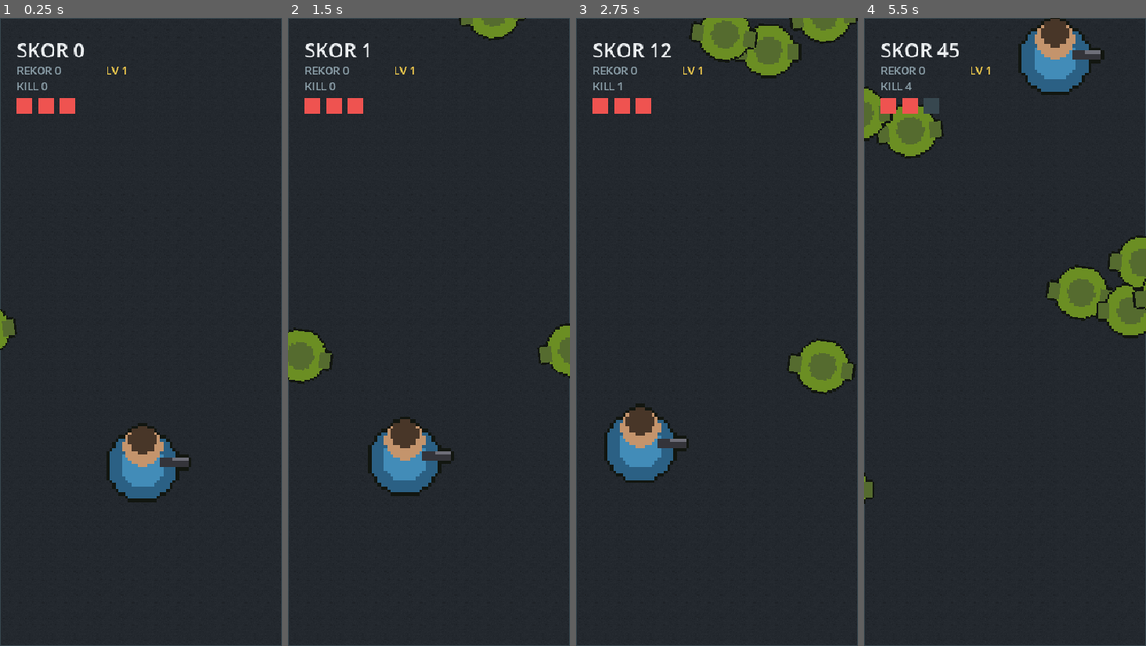
Above: before the commit, frames 1-4 (left to right).
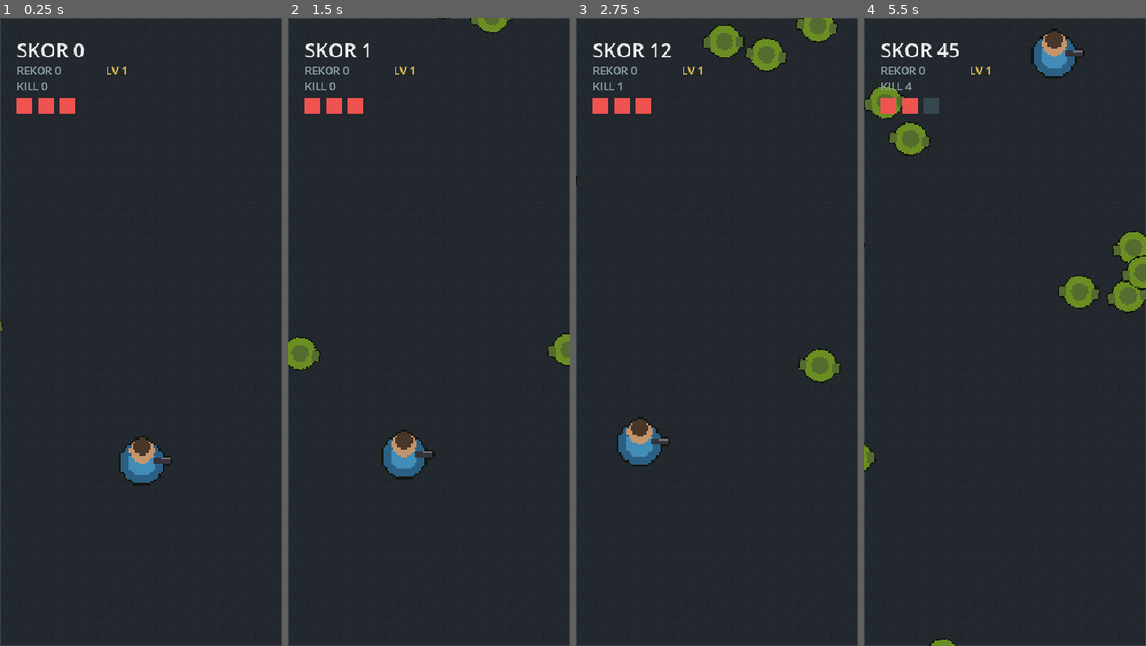
Above: after the commit, the same moments.

Repository: lolimilkita/MyFirstSimpleGame
Game: Godot game, scene res://scenes/main.tscn
Two runs of this game, one before a commit and one after it. Both use one fixed random seed, a clock stepped at 60 frames per second and the inputs below.
Inputs (mouse positions are in pixels of both pictures, inside the frame that each line leads up to):
- Up to frame 1 (0.25 s): no input
- Up to frame 2 (1.5 s): move the mouse to (491, 300) at 0.52 s; click (491, 300) at 0.67 s; drag from (372, 363) to (293, 344) at 1.27 s
- Up to frame 3 (2.75 s): move the mouse to (745, 193) at 2.02 s; click (745, 193) at 2.17 s
- Up to frame 4 (5.5 s): drag from (990, 457) to (1055, 43) at 2.77 s; move the mouse to (1089, 426) at 3.52 s; click (1089, 426) at 3.67 s; drag from (920, 237) to (988, 49) at 4.27 s; move the mouse to (1019, 332) at 5.02 s; click (1019, 332) at 5.17 s

The runs differ from the first frame. In frame 1, 2.4% of the frame differs, in the area x 0-68%, y 46-78%; in frame 2, 3.9%; in frame 3, 5.8%; in frame 4, 6.9%, in the area x 0-100%, y 0-100%.

Commit message:
feat: ukuran karakter 15% lebar layar (v0.6.0)

Diff:
--- a/scenes/bullet.tscn
+++ b/scenes/bullet.tscn
@@ -4,7 +4,7 @@
 [ext_resource type="Texture2D" path="res://assets/sprites/bullet.png" id="2_tex"]
 
 [sub_resource type="CircleShape2D" id="CircleShape2D_bullet"]
-radius = 9.0
+radius = 6.0
 
 [node name="Bullet" type="Area2D"]
 collision_layer = 4
@@ -13,7 +13,7 @@
 
 [node name="Sprite2D" type="Sprite2D" parent="."]
 texture = ExtResource("2_tex")
-scale = Vector2(1.25, 1.25)
+scale = Vector2(0.9, 0.9)
 
 [node name="CollisionShape2D" type="CollisionShape2D" parent="."]
 shape = SubResource("CircleShape2D_bullet")
--- a/scenes/pickup.tscn
+++ b/scenes/pickup.tscn
@@ -4,7 +4,7 @@
 [ext_resource type="Texture2D" path="res://assets/sprites/coin.png" id="2_tex"]
 
 [sub_resource type="CircleShape2D" id="CircleShape2D_pickup"]
-radius = 26.0
+radius = 18.0
 
 [node name="Pickup" type="Area2D"]
 collision_layer = 8
@@ -13,7 +13,7 @@
 
 [node name="Sprite2D" type="Sprite2D" parent="."]
 texture = ExtResource("2_tex")
-scale = Vector2(1.7, 1.7)
+scale = Vector2(1.1, 1.1)
 
 [node name="CollisionShape2D" type="CollisionShape2D" parent="."]
 shape = SubResource("CircleShape2D_pickup")
--- a/scenes/player.tscn
+++ b/scenes/player.tscn
@@ -4,7 +4,7 @@
 [ext_resource type="Texture2D" path="res://assets/sprites/survivor.png" id="2_tex"]
 
 [sub_resource type="CircleShape2D" id="CircleShape2D_player"]
-radius = 48.0
+radius = 30.0
 
 [node name="Player" type="Area2D"]
 collision_layer = 1
--- a/scripts/game.gd
+++ b/scripts/game.gd
@@ -16,9 +16,9 @@
 }
 
 const Z_TYPES := {
-	"walker": {"hp": 1, "speed": 45.0, "score": 10, "scale": 3.2, "radius": 36.0},
-	"runner": {"hp": 1, "speed": 73.0, "score": 15, "scale": 2.8, "radius": 30.0},
-	"brute": {"hp": 6, "speed": 31.0, "score": 40, "scale": 2.4, "radius": 50.0},
+	"walker": {"hp": 1, "speed": 45.0, "score": 10, "scale": 2.0, "radius": 22.0},
+	"runner": {"hp": 1, "speed": 73.0, "score": 15, "scale": 1.75, "radius": 19.0},
+	"brute": {"hp": 6, "speed": 31.0, "score": 40, "scale": 1.5, "radius": 33.0},
 }
 
 const UPGRADE_POOL := [
@@ -32,12 +32,12 @@
 	{"id": "range", "title": "BIDIK JAUH", "desc": "+18% jangkauan tembak", "max": 3, "weight": 1, "color": Color("90caf9")},
 ]
 
-const MAX_ZOMBIES := 18
+const MAX_ZOMBIES := 30
 const MAX_PICKUPS := 14
 const HORDE_EVERY := 75.0
 const SAVE_PATH := "user://save.cfg"
 
-var START_INTERVAL := 0.55
+var START_INTERVAL := 0.45
 var MIN_INTERVAL := 0.10
 var INTERVAL_DECAY := 0.90
 const SPEED_GROWTH := 1.03
--- a/scripts/pickup.gd
+++ b/scripts/pickup.gd
@@ -17,7 +17,7 @@
 	if kind == "health":
 		$Sprite2D.texture = MEDKIT
 		var shape := CircleShape2D.new()
-		shape.radius = 28.0
+		shape.radius = 20.0
 		$CollisionShape2D.shape = shape
 
 
--- a/scripts/player.gd
+++ b/scripts/player.gd
@@ -33,7 +33,7 @@
 
 func _ready() -> void:
 	area_entered.connect(_on_area_entered)
-	_sprite.scale = Vector2(4.5, 4.5)
+	_sprite.scale = Vector2(2.8, 2.8)
 
 
 func set_arena(a: Rect2) -> void:
@@ -143,7 +143,7 @@
 			off = (float(i) - float(shots - 1) * 0.5) * 0.16
 		var d := Vector2.from_angle(base + off)
 		var b := BULLET_SCENE.instantiate()
-		b.position = position + d * 55.0
+		b.position = position + d * 34.0
 		b.direction = d
 		b.pierce = pierce
 		b.damage = damage
--- a/scripts/zombie.gd
+++ b/scripts/zombie.gd
@@ -6,7 +6,7 @@
 	"runner": preload("res://assets/sprites/zombie_runner.png"),
 	"brute": preload("res://assets/sprites/zombie_brute.png"),
 }
-const SEPARATION_RADIUS := 56.0
+const SEPARATION_RADIUS := 36.0
 
 var ztype := "walker"
 var hp := 1
Binary file added: docs/13-view-15pct.png
Not shown, changed: export_presets.cfg
Not shown, added: docs/devlog-i6.md
